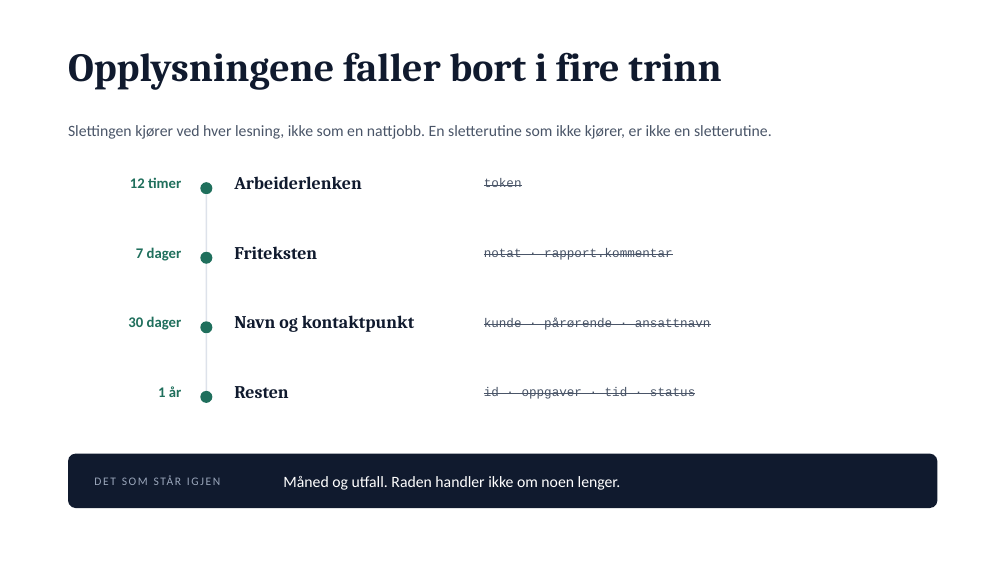
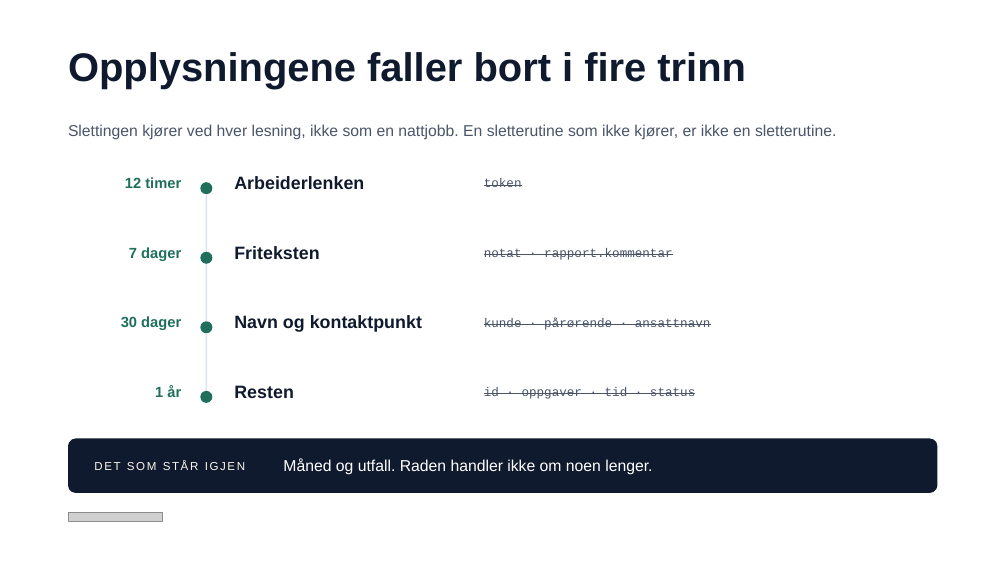
Before and after one commit to andersenbetul-alt/BETA-ART, a slide deck: slide 7 of docs/presentasjon/naviar-konsept.pptx. Drawn at 1008x567 pixels with LibreOffice and Linux fonts; fonts in the diff are those of the drawing; grey boxes stand for pictures. Boxes give left, top, right and bottom in pixels: in the first picture for what was removed or moved away, otherwise in the second. Text is boxed around its words. In the diff, an @@ line names an element or a change of style, - is before the commit and + after.

```diff
--- a/docs/presentasjon/naviar-konsept.pptx
+++ b/docs/presentasjon/naviar-konsept.pptx
@@ font Cambria to Arial in 5 elements at (x1=68, y1=52, x2=746, y2=89), (x1=234, y1=176, x2=364, y2=189), (x1=234, y1=246, x2=319, y2=259), (x1=234, y1=315, x2=422, y2=332), (x1=234, y1=385, x2=294, y2=398) @@
@@ 2 texts, 1 rounded rectangle moved together from (x1=68, y1=454, x2=938, y2=508) to (x1=68, y1=439, x2=938, y2=493) @@
@@ text "DET SOM STÅR IGJEN" at (x1=94, y1=461, x2=245, y2=470): font Calibri to Arial, text colour #9AA6BB to #FBF6EE @@
@@ font Calibri to Arial in 6 elements at (x1=68, y1=124, x2=836, y2=140), (x1=125, y1=177, x2=181, y2=188), (x1=129, y1=247, x2=181, y2=261), (x1=121, y1=316, x2=181, y2=330), (x1=155, y1=385, x2=181, y2=397), (x1=283, y1=459, x2=652, y2=475) @@
@@ picture added at (x1=68, y1=513, x2=163, y2=522) @@
```
Also in this commit, not shown: 9 other slides changed, 5 other files.
